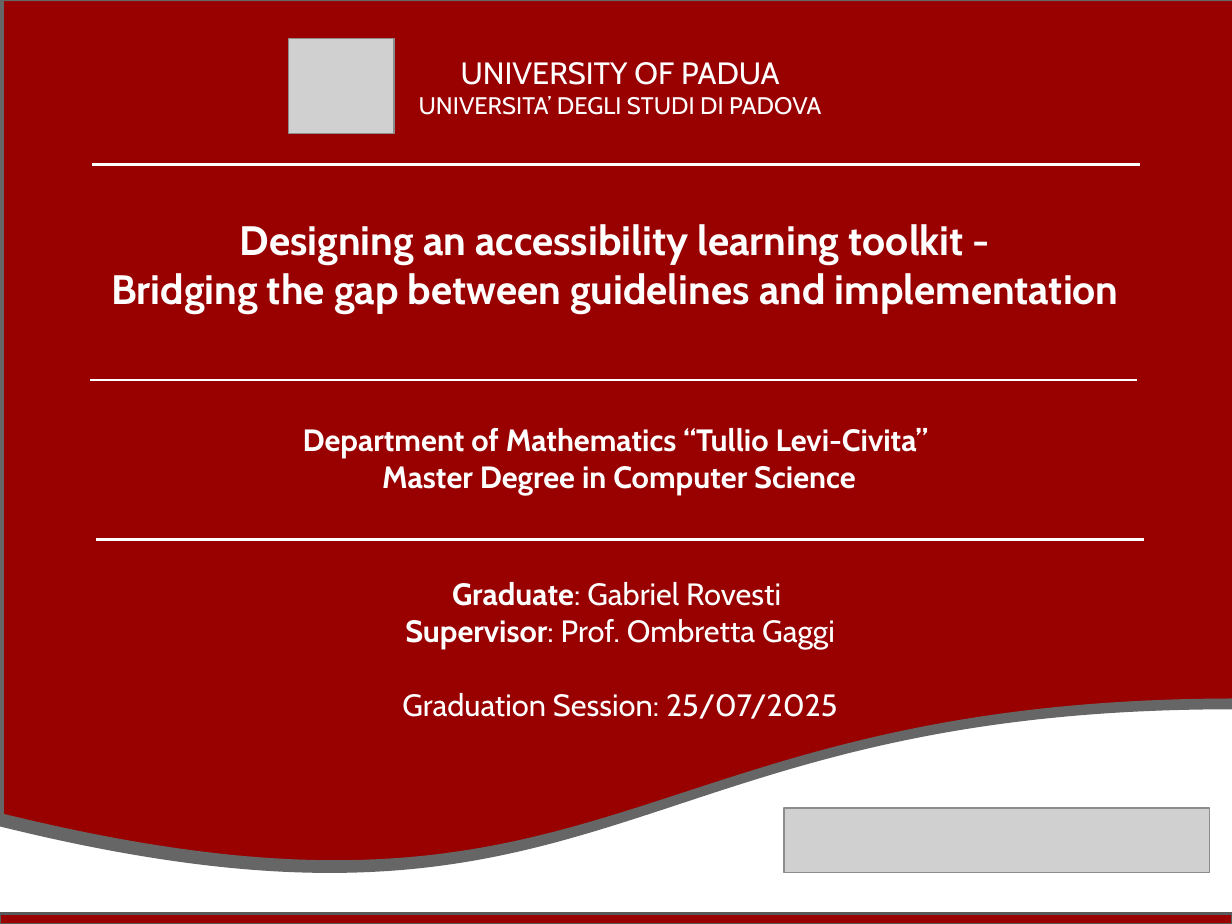
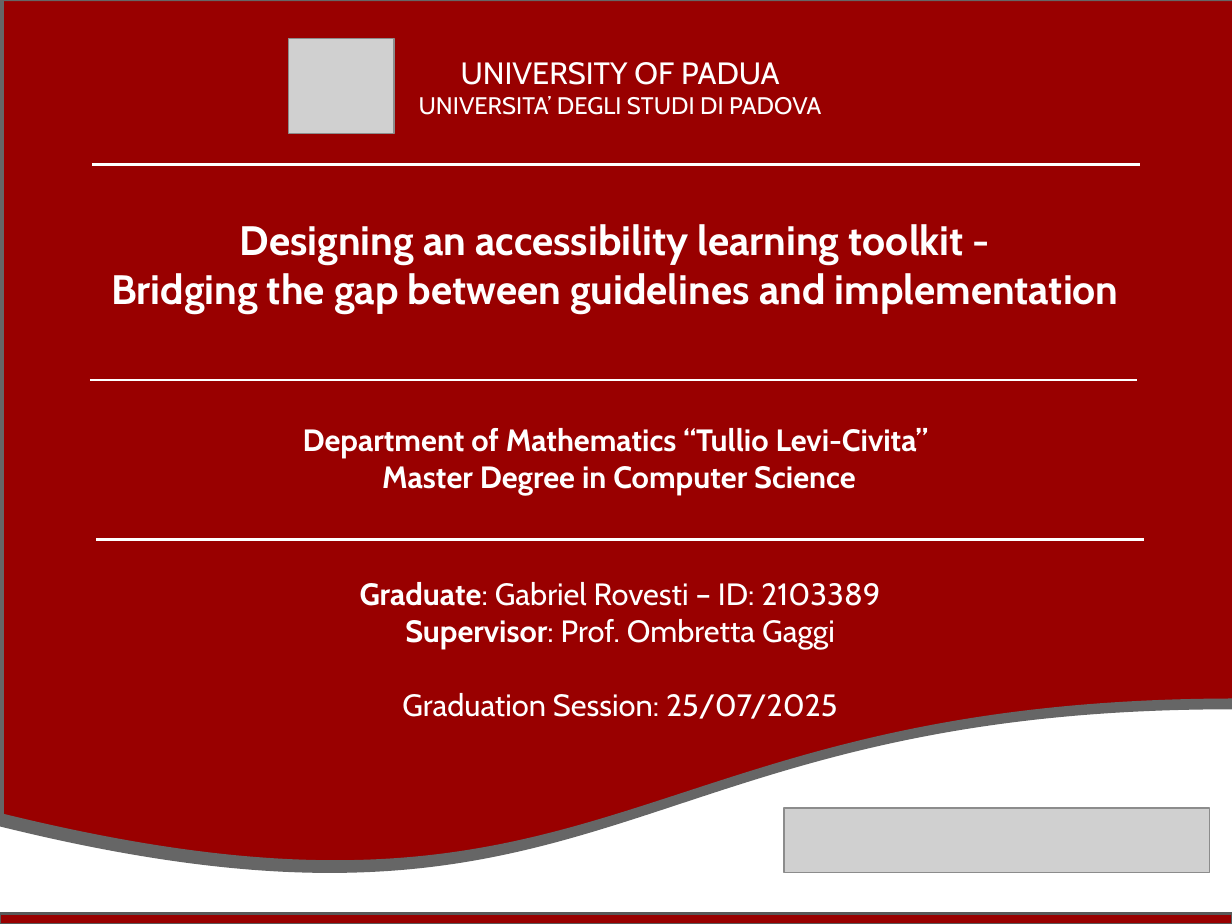
Before and after one commit to gabrielrovesti/Master-Thesis-UniPD, a slide deck: slide 1 of Thesis Presentation/Presentation Gabriel Rovesti.pptx. Drawn at 1232x924 pixels with LibreOffice and Linux fonts; fonts in the diff are those of the drawing; grey boxes stand for pictures. Boxes give left, top, right and bottom in pixels: in the first picture for what was removed or moved away, otherwise in the second. Text is boxed around its words. In the diff, an @@ line names an element or a change of style, - is before the commit and + after.

```diff
--- a/Thesis Presentation/Presentation Gabriel Rovesti.pptx
+++ b/Thesis Presentation/Presentation Gabriel Rovesti.pptx
@@ text at (360, 582, 880, 606): text changed @@
-Graduate: Gabriel Rovesti
+Graduate: Gabriel Rovesti – ID: 2103389
```
Also in this commit, not shown: 4 other slides changed, 1 other file.
